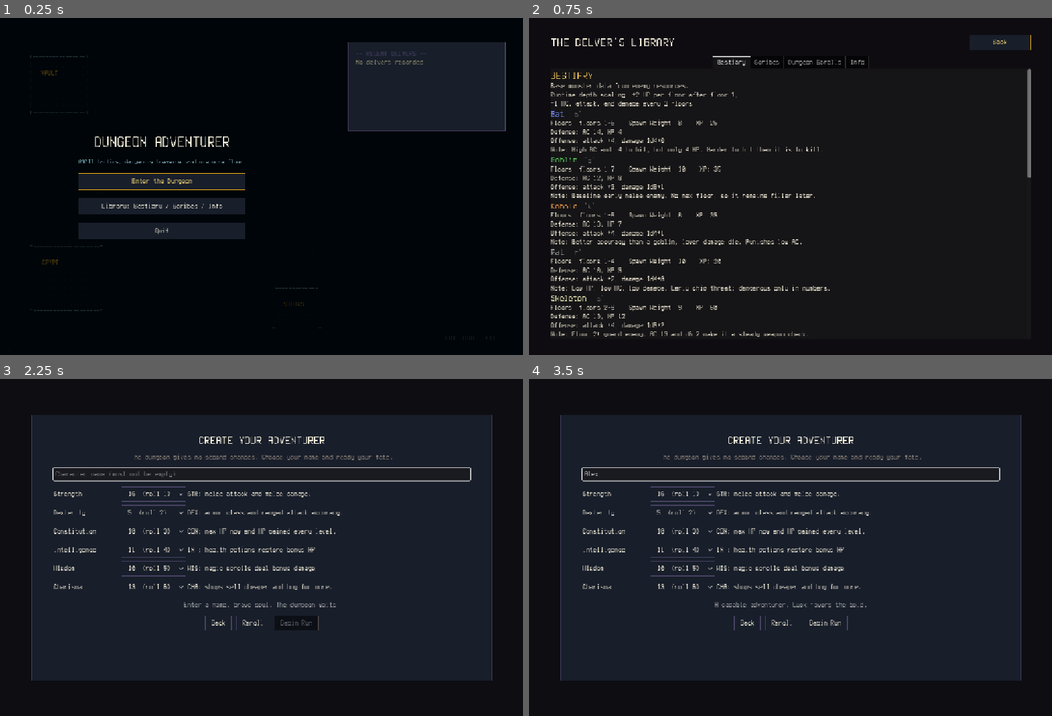
Above: before the commit, frames 1-4 (two rows, left to right).
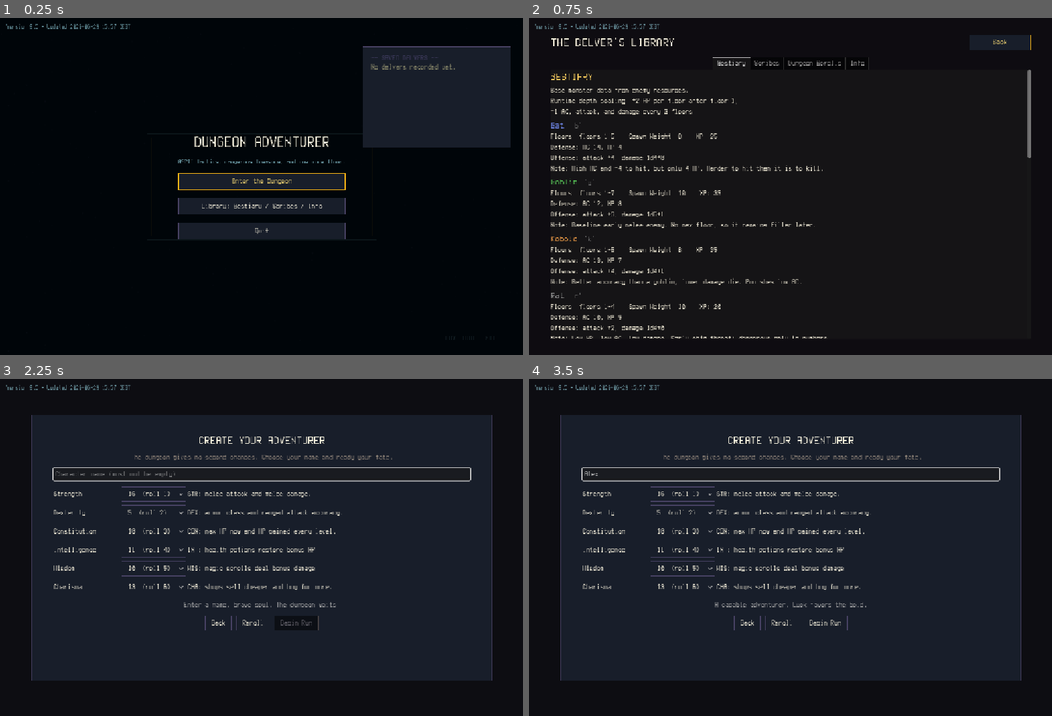
Above: after the commit, the same moments.

Repository: damiankovac0-pixel/DND-Roguelike-Dungeon-Crawler
Game: Godot game, scene res://scenes/main_menu.tscn
Same seed, same stepped clock (60 frames per second), same inputs: the game is played once before the commit and once after it.
Inputs (mouse positions are in pixels of both pictures, inside the frame that each line leads up to):
- Up to frame 1 (0.25 s): no input
- Up to frame 2 (0.75 s): click "Library: Bestiary / Scribes /…" at 0.5 s
- Up to frame 3 (2.25 s): click "Back" at 1.25 s; click "Enter the Dungeon" at 2 s
- Up to frame 4 (3.5 s): click (790, 473) at 2.77 s; type "Alex" at 2.85 s

The runs differ from the first frame. In frame 1, 10% of the frame differs, in the area x 1-98%, y 1-93%; in frame 2, 7.2%; in frame 3, 0.1%; in frame 4, 0.1%.

Commit message:
Prepare v9.5 ranged and UI update

Diff:
--- a/scenes/character_creation.tscn
+++ b/scenes/character_creation.tscn
@@ -22,6 +22,17 @@
 grow_vertical = 2
 color = Color(0.05, 0.05, 0.07, 1)
 
+
+[node name="VersionLabel" type="Label" parent="."]
+layout_mode = 1
+anchors_preset = 0
+offset_left = 14.0
+offset_top = 10.0
+offset_right = 420.0
+offset_bottom = 34.0
+theme_override_font_sizes/font_size = 13
+theme_override_colors/font_color = Color(0.6, 0.843, 0.898, 0.78)
+text = "Version 9.5 • Updated 2026-06-29 15:57 CEST"
 [node name="Center" type="CenterContainer" parent="."]
 layout_mode = 1
 anchors_preset = 15
--- a/scenes/game.tscn
+++ b/scenes/game.tscn
@@ -54,6 +54,18 @@
 
 [node name="UI" type="CanvasLayer" parent="."]
 
+[node name="VersionLabel" type="Label" parent="UI"]
+layout_mode = 1
+anchors_preset = 0
+offset_left = 14.0
+offset_top = 8.0
+offset_right = 420.0
+offset_bottom = 30.0
+theme = ExtResource("9")
+theme_override_font_sizes/font_size = 13
+theme_override_colors/font_color = Color(0.6, 0.843, 0.898, 0.78)
+text = "Version 9.5 • Updated 2026-06-29 15:57 CEST"
+
 [node name="HUD" type="Control" parent="UI"]
 layout_mode = 3
 anchors_preset = 15
--- a/scenes/library.tscn
+++ b/scenes/library.tscn
@@ -22,6 +22,17 @@
 grow_vertical = 2
 color = Color(0.055, 0.047, 0.067, 1)
 
+
+[node name="VersionLabel" type="Label" parent="."]
+layout_mode = 1
+anchors_preset = 0
+offset_left = 14.0
+offset_top = 10.0
+offset_right = 420.0
+offset_bottom = 34.0
+theme_override_font_sizes/font_size = 13
+theme_override_colors/font_color = Color(0.6, 0.843, 0.898, 0.78)
+text = "Version 9.5 • Updated 2026-06-29 15:57 CEST"
 [node name="Margin" type="MarginContainer" parent="."]
 layout_mode = 1
 anchors_preset = 15
@@ -36,7 +47,7 @@
 
 [node name="VBox" type="VBoxContainer" parent="Margin"]
 layout_mode = 2
-theme_override_constants/separation = 14
+theme_override_constants/separation = 16
 
 [node name="Header" type="HBoxContainer" parent="Margin/VBox"]
 layout_mode = 2
--- a/scenes/main_menu.tscn
+++ b/scenes/main_menu.tscn
@@ -26,10 +26,21 @@
 script = ExtResource("3")
 font = ExtResource("4")
 
+
+[node name="VersionLabel" type="Label" parent="."]
+layout_mode = 1
+anchors_preset = 0
+offset_left = 14.0
+offset_top = 10.0
+offset_right = 360.0
+offset_bottom = 34.0
+theme_override_font_sizes/font_size = 13
+theme_override_colors/font_color = Color(0.6, 0.843, 0.898, 0.78)
+text = "Version 9.5 • Updated 2026-06-29 15:57 CEST"
 [node name="Center" type="CenterContainer" parent="."]
 layout_mode = 1
-anchors_preset = 0
-anchor_right = 0.62
+anchors_preset = 15
+anchor_right = 1.0
 anchor_bottom = 1.0
 grow_horizontal = 2
 grow_vertical = 2
@@ -72,15 +83,15 @@
 anchors_preset = 1
 anchor_left = 1.0
 anchor_right = 1.0
-offset_left = -380.0
-offset_top = 54.0
-offset_right = -40.0
-offset_bottom = 248.0
+offset_left = -346.0
+offset_top = 64.0
+offset_right = -28.0
+offset_bottom = 284.0
 grow_horizontal = 0
 
 [node name="HistoryOutput" type="RichTextLabel" parent="HistoryPanel"]
-custom_minimum_size = Vector2(320, 168)
+custom_minimum_size = Vector2(298, 196)
 layout_mode = 2
 bbcode_enabled = true
-text = "CHARACTER HISTORY\n\nNo previous characters."
-scroll_active = false
+text = "SAVED DELVERS\n\nNo delvers recorded yet."
+scroll_active = true
--- a/scripts/autoload/game_manager.gd
+++ b/scripts/autoload/game_manager.gd
@@ -11,6 +11,8 @@
 
 # === Constants ===
 const HISTORY_PATH: String = "user://character_history.json"
+const GAME_VERSION: String = "9.5"
+const LAST_UPDATED: String = "2026-06-29 15:57 CEST"
 
 # === Public Variables ===
 var player: Node2D
@@ -110,6 +112,9 @@
 
 func add_log_message(message: String, message_type: StringName = &"neutral") -> void:
 	log_message_added.emit(message, message_type)
+
+func get_version_label() -> String:
+	return "Version %s • Updated %s" % [GAME_VERSION, LAST_UPDATED]
 
 
 func start_floor(floor_number: int) -> void:
--- a/scripts/game.gd
+++ b/scripts/game.gd
@@ -89,6 +89,7 @@
 var _poison_damage_sides: int = 4
 var _enemy_action_counts: Dictionary = {}
 var _sleeping_enemies: Dictionary = {}
+var _ranged_recovery_enemies: Dictionary = {}
 var _trap_data: Dictionary = {}
 var _revealed_traps: Dictionary = {}
 var _triggered_traps: Dictionary = {}
@@ -96,6 +97,7 @@
 var _resume_turn_after_level_choice: bool = false
 
 # === Onready ===
+@onready var version_label: Label = $UI/VersionLabel
 @onready var map_view: Node2D = $MapView
 @onready var hud: Control = $UI/HUD
 @onready var inventory_panel: PanelContainer = $UI/InventoryPanel
@@ -117,6 +119,7 @@
 
 # === Lifecycle Methods ===
 func _ready() -> void:
+	version_label.text = GameManager.get_version_label()
 	if (
 		GameManager.pending_character_name.is_empty()
 		or GameManager.pending_ability_scores.is_empty()
@@ -642,6 +645,7 @@
 	_poison_damage_sides = 4
 	_enemy_action_counts.clear()
 	_sleeping_enemies.clear()
+	_ranged_recovery_enemies.clear()
 	_trap_data.clear()
 	_revealed_traps.clear()
 	_triggered_traps.clear()
@@ -1223,6 +1227,9 @@
 	if enemy_actor == null or enemy_actor.enemy_data == null:
 		return false
 	var enemy_data: Resource = enemy_actor.enemy_data
+	var recovering_from_shot: bool = _ranged_recovery_enemies.has(enemy)
+	if recovering_from_shot:
+		_ranged_recovery_enemies.erase(enemy)
 	if (
 		enemy_data.summon_interval > 0
 		and action_count % enemy_data.summon_interval == 0
@@ -1239,7 +1246,8 @@
 		return true
 	if enemy_data.ranged_attack_range > 0:
 		if (
-			distance_to_player <= 1.1
+			not recovering_from_shot
+			and distance_to_player <= 1.1
 			and enemy_data.ai_preferred_range > 1
 			and _try_enemy_keep_range(enemy, blocked_cells)
 		):
@@ -1247,9 +1255,11 @@
 		if distance_to_player <= enemy_data.ranged_attack_range:
 			if (action_count - 1) % max(1, enemy_data.ranged_attack_interval) == 0:
 				_resolve_enemy_ranged_attack(enemy)
+				_ranged_recovery_enemies[enemy] = true
 				return true
 			if (
-				enemy_data.ai_preferred_range > 0
+				not recovering_from_shot
+				and enemy_data.ai_preferred_range > 0
 				and distance_to_player < enemy_data.ai_preferred_range
 				and _try_enemy_keep_range(enemy, blocked_cells)
 			):
@@ -1966,6 +1976,7 @@
 		_player.stats_component.gold += gold_reward
 		GameManager.add_log_message("%s dies. +%d gold." % [enemy.display_name, gold_reward], &"death")
 	_enemy_action_counts.erase(enemy)
+	_ranged_recovery_enemies.erase(enemy)
 	GameManager.remove_enemy(enemy)
 	hud.bind_player(_player)
 	_refresh_map()
--- a/scripts/ui/ascii_backdrop.gd
+++ b/scripts/ui/ascii_backdrop.gd
@@ -3,11 +3,8 @@
 
 # === Constants ===
 const AMBIENT_GLYPHS: Array[String] = [".", "·", "'", "`"]
-const ROOM_PATTERNS: Array[Dictionary] = [
-	{"origin": Vector2(64, 74), "width": 18, "height": 8, "label": "VAULT"},
-	{"origin": Vector2(66, 502), "width": 22, "height": 9, "label": "CRYPT"},
-	{"origin": Vector2(612, 596), "width": 15, "height": 6, "label": "STAIRS"},
-]
+const CENTER_FRAME_ALPHA: float = 0.075
+const INNER_FRAME_ALPHA: float = 0.055
 
 # === Exports ===
 @export var font: Font
@@ -30,7 +27,7 @@
 	if draw_font == null:
 		return
 	_draw_ambient_glyphs(draw_font)
-	_draw_room_overlays(draw_font)
+	_draw_centered_depth_marker(draw_font)
 	_draw_corner_runes(draw_font)
 
 
@@ -51,42 +48,32 @@
 			draw_string(draw_font, point, glyph, HORIZONTAL_ALIGNMENT_LEFT, -1, font_size, glyph_color)
 
 
-func _draw_room_overlays(draw_font: Font) -> void:
-	for pattern: Dictionary in ROOM_PATTERNS:
-		_draw_ascii_room(
-			draw_font,
-			pattern["origin"],
-			pattern["width"],
-			pattern["height"],
-			pattern["label"]
-		)
-
-
-func _draw_ascii_room(
-	draw_font: Font, origin: Vector2, width_chars: int, height_chars: int, label: String
-) -> void:
-	var top_bottom: String = "+" + _repeat_char("-", max(0, width_chars - 2)) + "+"
-	var middle: String = "|" + _repeat_char(".", max(0, width_chars - 2)) + "|"
-	for row: int in range(height_chars):
-		var row_text: String = top_bottom if row == 0 or row == height_chars - 1 else middle
-		var row_color: Color = accent_color if row == 0 or row == height_chars - 1 else ambient_color
-		draw_string(
-			draw_font,
-			origin + Vector2(0, float(row + 1) * grid_step.y),
-			row_text,
-			HORIZONTAL_ALIGNMENT_LEFT,
-			-1,
-			font_size,
-			row_color
-		)
+func _draw_centered_depth_marker(draw_font: Font) -> void:
+	var frame_size: Vector2 = Vector2(min(size.x * 0.44, 520.0), min(size.y * 0.32, 240.0))
+	var frame_position: Vector2 = (size - frame_size) * 0.5
+	var outer_color: Color = Color(accent_color.r, accent_color.g, accent_color.b, CENTER_FRAME_ALPHA)
+	var inner_color: Color = Color(treasure_color.r, treasure_color.g, treasure_color.b, INNER_FRAME_ALPHA)
+	draw_rect(Rect2(frame_position, frame_size), outer_color, false, 1.0)
+	draw_rect(Rect2(frame_position + Vector2(10.0, 10.0), frame_size - Vector2(20.0, 20.0)), inner_color, false, 1.0)
+	var marker: String = "· · ·"
+	var marker_size: Vector2 = draw_font.get_string_size(marker, HORIZONTAL_ALIGNMENT_LEFT, -1, font_size)
 	draw_string(
 		draw_font,
-		origin + Vector2(grid_step.x * 2.0, grid_step.y * 3.0),
-		label,
+		Vector2((size.x - marker_size.x) * 0.5, frame_position.y + grid_step.y * 1.5),
+		marker,
 		HORIZONTAL_ALIGNMENT_LEFT,
 		-1,
 		font_size,
-		treasure_color
+		outer_color
+	)
+	draw_string(
+		draw_font,
+		Vector2((size.x - marker_size.x) * 0.5, frame_position.y + frame_size.y - grid_step.y),
+		marker,
+		HORIZONTAL_ALIGNMENT_LEFT,
+		-1,
+		font_size,
+		outer_color
 	)
 
 
--- a/scripts/ui/character_creation.gd
+++ b/scripts/ui/character_creation.gd
@@ -27,6 +27,7 @@
 @onready var reroll_button: Button = $Center/Panel/Margin/VBox/Buttons/RerollButton
 @onready var begin_button: Button = $Center/Panel/Margin/VBox/Buttons/BeginButton
 @onready var back_button: Button = $Center/Panel/Margin/VBox/Buttons/BackButton
+@onready var version_label: Label = $VersionLabel
 
 
 # === Lifecycle Methods ===
@@ -35,20 +36,21 @@
 	begin_button.pressed.connect(_begin_run)
 	back_button.pressed.connect(_go_back)
 	name_input.text_changed.connect(_on_selection_changed)
+	version_label.text = GameManager.get_version_label()
 	_build_assignment_rows()
 	_roll_abilities()
 	name_input.call_deferred("grab_focus")
 
 
 func _input(event: InputEvent) -> void:
-	if OS.get_name() != "Web":
+	if OS.get_name() != "Web" and not OS.has_feature("web"):
 		return
 	if not name_input.has_focus():
 		return
-	if not event is InputEventKey:
+	var key_event: InputEventKey = event as InputEventKey
+	if key_event == null or not key_event.pressed or key_event.echo:
 		return
-	var key_event: InputEventKey = event
-	if not key_event.pressed or key_event.echo or key_event.keycode != KEY_BACKSPACE:
+	if not _is_backspace_key(key_event):
 		return
 	if name_input.has_selection():
 		var selection_start: int = name_input.get_selection_from_column()
@@ -60,6 +62,15 @@
 		name_input.caret_column = delete_from
 	_update_validation()
 	get_viewport().set_input_as_handled()
+
+
+func _is_backspace_key(key_event: InputEventKey) -> bool:
+	return (
+		key_event.keycode == KEY_BACKSPACE
+		or key_event.physical_keycode == KEY_BACKSPACE
+		or key_event.key_label == KEY_BACKSPACE
+		or key_event.unicode == 8
+	)
 
 
 # === Private Methods ===
--- a/scripts/ui/library_menu.gd
+++ b/scripts/ui/library_menu.gd
@@ -27,8 +27,24 @@
 	ItemDataScript.ItemKind.ACCESSORY:
 	"Two accessory slots. Some add stats; others add cooldown utility like dashes.",
 }
+const VERSION_HISTORY: Array[String] = [
+	"[color=#f1c75b]V1[/color] — Core ASCII roguelike loop: character creation, random dungeon floors, turn-based movement, melee combat, XP, gold, and win/fail run records.",
+	"[color=#f1c75b]V2[/color] — Web build hardening: canvas sizing, Godot export paths, panel anchors, and browser-safe explicit resource loading.",
+	"[color=#f1c75b]V3[/color] — Core UI cleanup: readable HUD, message log, inventory, character sheet, and consistent BBCode rendering for run history.",
+	"[color=#f1c75b]V4[/color] — Dungeon readability pass: clearer map colors, wall/floor/door symbols, and improved overlay panel behavior.",
+	"[color=#f1c75b]V5[/color] — Loot foundation: weapons, armor, consumables, item rarity colors, chest rewards, and gold economy tuning.",
+	"[color=#f1c75b]V6[/color] — Quality-of-life pass: starter dagger, pause/abandon flow, web quit behavior, shopkeeper placement, and ranged weapon balance.",
+	"[color=#f1c75b]V7[/color] — Deep loot and shop pass: expanded item pool, shop selling, better targeting, trap targeting fixes, and debug-name support.",
+	"[color=#f1c75b]V8[/color] — Consumables and secrets: magic scrolls, potions, regeneration, haste, sleep, shield, secret rooms, traps, and clutter rewards.",
+	"[color=#f1c75b]V8.5[/color] — Enemy and secret balance: ranged enemy data, skeleton piercing shots, magic casters, guaranteed secret-room chances, and clearer secret-wall rendering.",
+	"[color=#f1c75b]V8.6[/color] — Balance pass: floors 1-10 enemy/resource curve, shop costs, reward pacing, combat messages, and export path cleanup.",
+	"[color=#f1c75b]V9[/color] — Level and lore update: ability-score level-up menu, stat caps at 20, prestige level colors, INT/WIS/CHA scaling, library tabs, and Info mechanics.",
+	"[color=#f1c75b]V9.1[/color] — Menu/library polish: centered menu staging, accessible saved-run list, clearer library spacing, chest rarity explanation, version timestamp, and name Backspace fix.",
+	"[color=#f1c75b]V9.5[/color] — Ranged mechanics revisit: ranged enemies recover after shooting before they can kite again, giving players a clean chance to close distance.",
+]
 
 # === Onready ===
+@onready var version_label: Label = $VersionLabel
 @onready var back_button: Button = $Margin/VBox/Header/BackButton
 @onready var tabs: TabContainer = $Margin/VBox/Tabs
 @onready var bestiary_text: RichTextLabel = $Margin/VBox/Tabs/Bestiary/BestiaryText
@@ -40,6 +56,11 @@
 # === Lifecycle Methods ===
 func _ready() -> void:
 	back_button.pressed.connect(_on_back_pressed)
+	version_label.text = GameManager.get_version_label()
+	for rich_text: RichTextLabel in [
+		bestiary_text, scribes_text, dungeon_scrolls_text, info_text
+	]:
+		rich_text.add_theme_constant_override("line_separation", 4)
 	bestiary_text.bbcode_enabled = true
 	scribes_text.bbcode_enabled = true
 	bestiary_text.text = _build_bestiary_text()
@@ -141,7 +162,9 @@
 		"- [color=#9b7a45]/[/color] Open door.",
 		"- [color=#ffff66]>[/color] Stairs down. Every third floor offers extraction.",
 		"- [color=#ffd152]S[/color] Shopkeeper. Step into them to open the shop.",
-		"- [color=#f1c75b]c/C[/color] Chests. Better colors mean better rarity bands.",
+		"- [color=#d8d8d8]Plain[/color] < [color=#7bd88f]Green[/color] < [color=#8fb3ff]Blue[/color] < [color=#d78fff]Violet[/color] < [color=#ffb84d]Golden[/color] < [color=#ff5fd7]Mythic[/color] < [color=#66fff0]Ascended[/color] chests.",
+		"- Better chest colors mean higher reward floors, better rarity bands, and extra item rolls at high tiers.",
+		"- Chest glyphs: [color=#d8d8d8]c[/color] is plain/green; [color=#8fb3ff]C[/color] marks rare and above.",
 		"- [color=#8c7259]v/b[/color] Cracked vases and old boxes. Can hold gold, potions, or XP orbs.",
 		"- [color=#b894ff]?[/color] Revealed weak wall. Attack, shoot, or blast it twice to open a secret room.",
 		"- [color=#ff9f6e]^ v ! ◎[/color] Revealed traps. Step around them.",
@@ -166,7 +189,7 @@
 	var lines: Array[String] = [
 		"[font_size=24][color=#f1c75b]INFO[/color][/font_size]",
 		"",
-		"Exact v9 mechanics.",
+		GameManager.get_version_label() + ". Exact v9.5 mechanics.",
 		"",
 		"[color=#8fb3ff]LEVELS[/color]",
 		"- XP to next level = current level × 100.",
@@ -197,6 +220,9 @@
 		"- Space spends a turn searching for traps and listening for weak walls.",
 		"- WIS improves trap detection and secret wall discovery.",
 	]
+	lines.append("")
+	lines.append("[color=#8fb3ff]VERSION HISTORY[/color]")
+	lines.append_array(VERSION_HISTORY)
 	return "\n".join(lines)
 
 
--- a/scripts/ui/main_menu.gd
+++ b/scripts/ui/main_menu.gd
@@ -2,7 +2,7 @@
 extends Control
 
 # === Constants ===
-const HISTORY_LIMIT: int = 5
+const HISTORY_LIMIT: int = 12
 const HISTORY_NAME_MAX: int = 18
 
 
@@ -11,6 +11,7 @@
 @onready var library_button: Button = $Center/VBox/LibraryButton
 @onready var quit_button: Button = $Center/VBox/QuitButton
 @onready var history_output: RichTextLabel = $HistoryPanel/HistoryOutput
+@onready var version_label: Label = $VersionLabel
 
 
 # === Lifecycle Methods ===
@@ -18,6 +19,7 @@
 	start_button.pressed.connect(_on_start_pressed)
 	library_button.pressed.connect(_on_library_pressed)
 	quit_button.pressed.connect(_on_quit_pressed)
+	version_label.text = GameManager.get_version_label()
 	history_output.bbcode_enabled = true
 	_refresh_history()
 	start_button.grab_focus()
@@ -42,9 +44,9 @@
 
 func _refresh_history() -> void:
 	var entries: Array = GameManager.character_history
-	var history_text: String = "[color=#47426b]-- RECENT DELVERS --[/color]"
+	var history_text: String = "[color=#47426b]-- SAVED DELVERS --[/color]"
 	if entries.is_empty():
-		history_text += "\n\n[color=#92906f]No delvers recorded.[/color]"
+		history_text += "\n\n[color=#92906f]No delvers recorded yet.[/color]"
 	else:
 		var lines: Array[String] = []
 		var entry_count: int = min(HISTORY_LIMIT, entries.size())
@@ -52,8 +54,7 @@
 			lines.append(_format_history_entry(entries[index]))
 		if entries.size() > HISTORY_LIMIT:
 			lines.append(
-				"[color=#47426b]+%d older runs in the archive[/color]"
-				% (entries.size() - HISTORY_LIMIT)
+				"[color=#47426b]+%d more saved runs[/color]" % (entries.size() - HISTORY_LIMIT)
 			)
 		history_text += "\n\n%s" % "\n".join(lines)
 	history_output.clear()
Not shown, changed: export_presets.cfg
Not shown, changed: AGENTS.md
